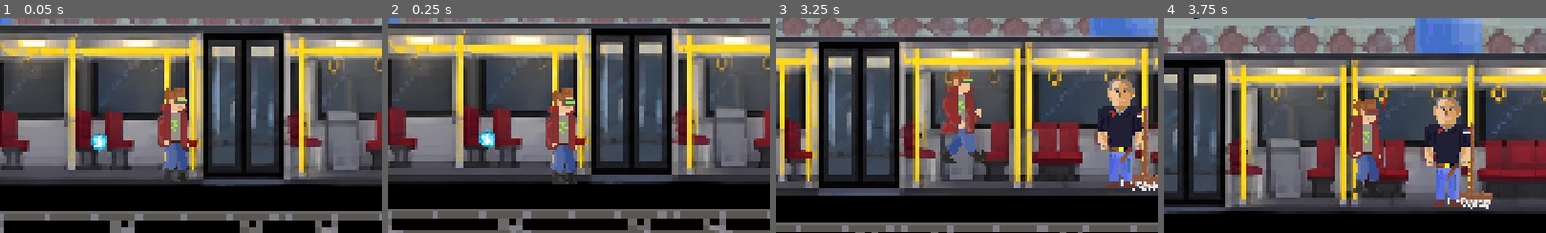
Above: before the commit, frames 1-4 (left to right).
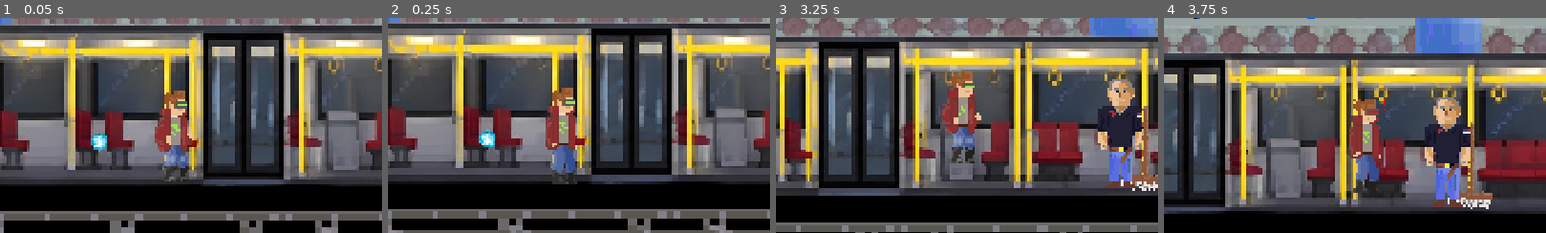
Above: after the commit, the same moments.

Repository: NetoCZ/Metro
Game: Godot game, scene res://Scenes/metro_main.tscn
Same seed, same stepped clock (60 frames per second), same inputs: the game is played once before the commit and once after it.
Inputs:
- Up to frame 1 (0.05 s): no input
- Up to frame 2 (0.25 s): no input
- Up to frame 3 (3.25 s): hold F (attack) 0.53-1.28 s; hold D (move_right) 0.53-2.03 s; tap Space (move_jump) at 0.77, 1.52, 3.02 s; tap P (hurt) at 1.35 s; hold A (move_left) 2.03-2.78 s; hold E (interruct) 2.03-2.78 s; hold D (move_right) from 2.78 s (still down); tap F (attack) at 2.85 s
- Up to frame 4 (3.75 s): keep holding D (move_right); hold P (hurt) from 3.53 s (still down)
The pictures show only the part of the screen within x 27-77%, y 23-73%; the shares and areas given below are measured in that part.

The runs differ from the first frame. In frame 1, 1.4% of the frame differs, in the area x 40-51%, y 32-76%; in frame 2, nothing differs; in frame 3, 2.3%, in the area x 43-56%, y 24-68%; in frame 4, nothing differs.

Commit message:
prebuildddffddd

Diff:
--- a/Scenes/Player/playerMovement.gd
+++ b/Scenes/Player/playerMovement.gd
@@ -67,6 +67,7 @@
 	if not is_hit:
 		if not is_on_floor():
 			animated_sprite.stop()
+			animated_sprite.play("jump")
 		elif direction != 0:
 			if animated_sprite.animation != "run":
 				animated_sprite.play("run")
